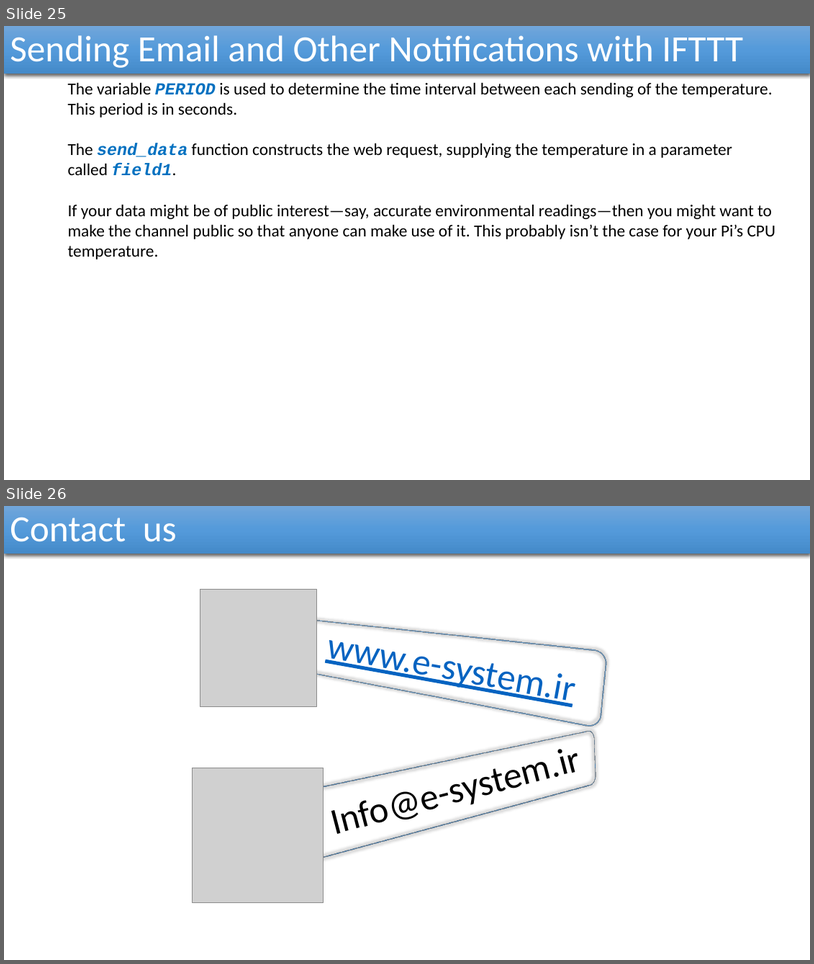
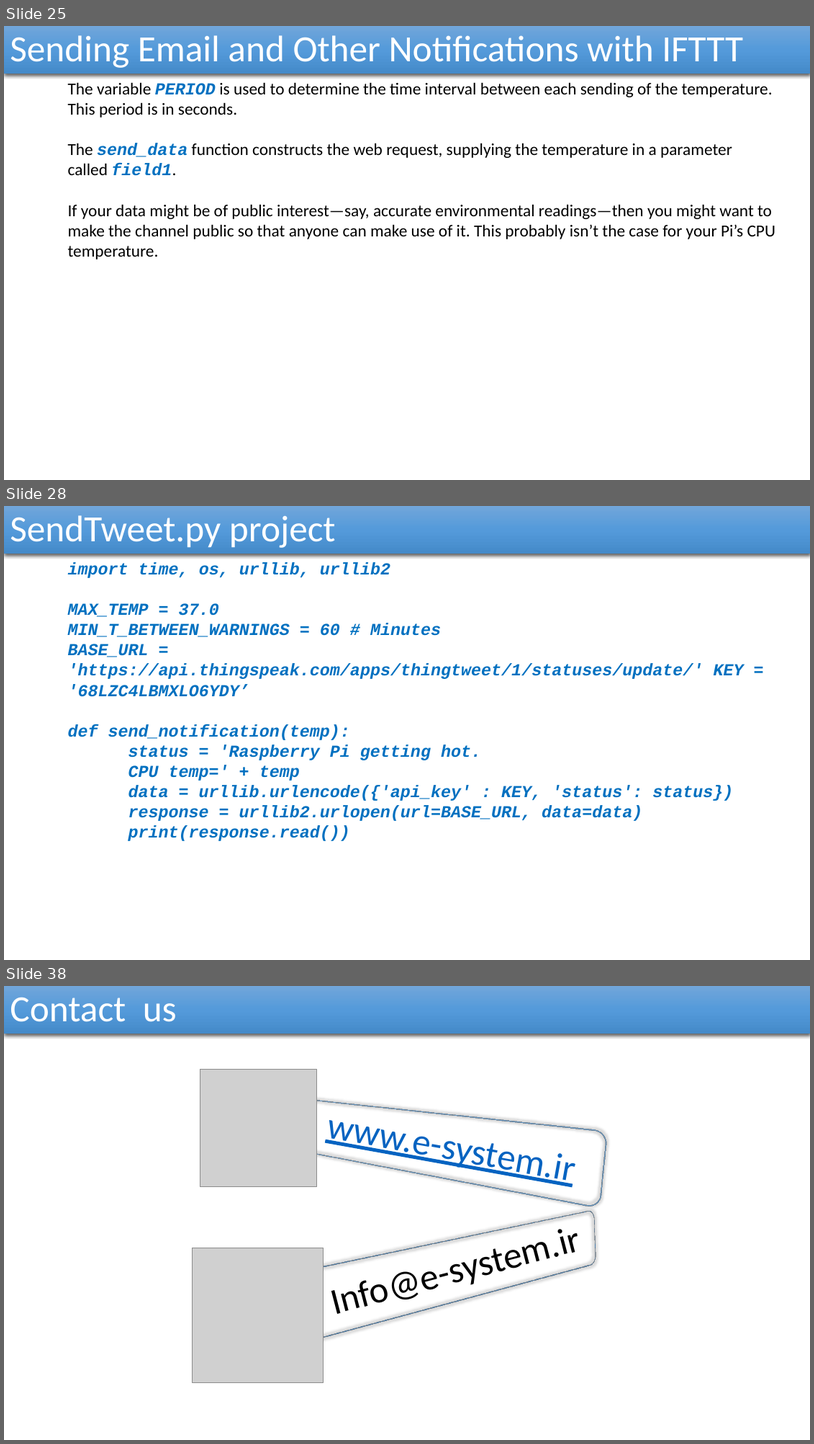
Before and after one commit to reza-arjmandi/rpi-course, a slide deck: session6/presentation/Internet Of Things.pptx. Shown one above the other, each under a label of ours: slides 25 and 26 before the commit, slides 25, 28 and 38 after it; the slides between them are not shown. The pictures are 814x964 and 814x1444 pixels, drawn with LibreOffice and Linux fonts; fonts in the diff are those of the drawing; grey boxes stand for pictures. Boxes give left, top, right and bottom in pixels: in the first picture for what was removed or moved away, otherwise in the second. Text is boxed around its words. In the diff, an @@ line names an element or a change of style, - is before the commit and + after.

Commit message:
update session 6 presentation file
add new IOT project

```diff
--- a/session6/presentation/Internet Of Things.pptx
+++ b/session6/presentation/Internet Of Things.pptx
@@ slide 28 added at box(4, 506, 810, 960), background #FFFFFF @@
@@ rectangle added at box(4, 506, 810, 554), fill gradient #71A6DB to #559BDB to #448ACA, 44 pt, text #FFFFFF @@
+SendTweet.py project
@@ text added at box(68, 563, 744, 821), 20 pt, text #0070C0, bold, italic @@
+  import time, os, urllib, urllib2
+  MAX_TEMP = 37.0
+  MIN_T_BETWEEN_WARNINGS = 60 # Minutes
+  BASE_URL = 'https://api.thingspeak.com/apps/thingtweet/1/statuses/update/' KEY = '68LZC4LBMXLO6YDY’
+  def send_notification(temp):
+  status = 'Raspberry Pi getting hot.
+  CPU temp=' + temp
+  data = urllib.urlencode({'api_key' : KEY, 'status': status})
+  response = urllib2.urlopen(url=BASE_URL, data=data)
+  print(response.read())
@@ what was slide 26 is now slide 38 @@
```
Also in this commit, not shown: 11 other slides added.
